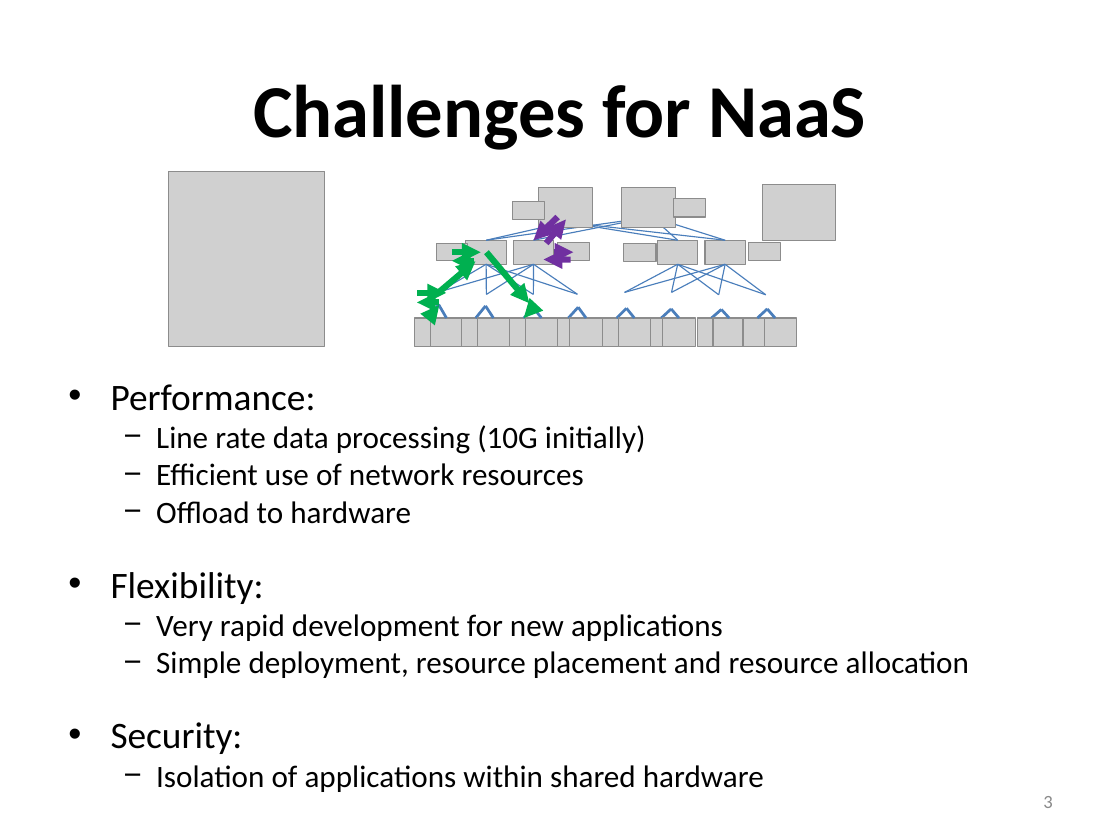
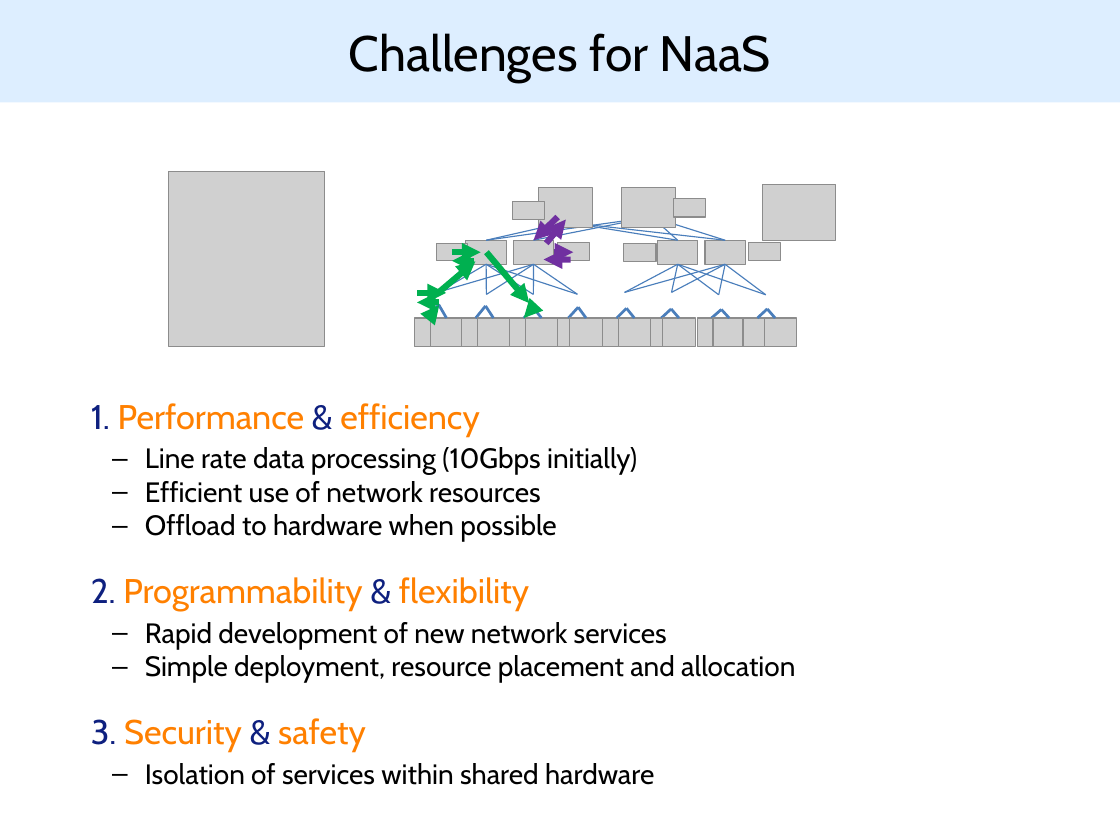
Before and after one commit to NaaS/naas.github.io, a slide deck: slide 6 of tg1pres/prp-naas-techgroup-cambs-14.pptx (slide 3 before the commit). Drawn at 1120x840 pixels with LibreOffice and Linux fonts; fonts in the diff are those of the drawing; grey boxes stand for pictures; background and template pictures are left out. Boxes give left, top, right and bottom in pixels: in the first picture for what was removed or moved away, otherwise in the second. Text is boxed around its words. In the diff, an @@ line names an element or a change of style, - is before the commit and + after.

Commit message:
Updated prp slides

```diff
--- a/tg1pres/prp-naas-techgroup-cambs-14.pptx
+++ b/tg1pres/prp-naas-techgroup-cambs-14.pptx
@@ title "Challenges for NaaS": place and size @@
-title "Challenges for NaaS" at <box>253,84,866,150</box>
+title "Challenges for NaaS" at <box>0,0,1120,102</box>
@@ title "Challenges for NaaS" at <box>0,0,1120,102</box>: size 48 to 32 pt, font Calibri to Cabin, bold off; fill none to #DDEEFF @@
@@ text "1. Performance & efficiency": place and size @@
-text "1. Performance & efficiency" at <box>111,384,969,792</box>
+text "1. Performance & efficiency" at <box>91,403,795,785</box>
@@ text at <box>91,403,637,475</box>: text changed; size 20 to 18 pt; font Calibri to Cabin @@
-• Performance:
-  − Line rate data processing (10G initially)
+• 1. Performance & efficiency
+  – Line rate data processing (10Gbps initially)
@@ text at <box>145,481,541,503</box>: size 20 to 18 pt, font Calibri to Cabin in "Efficient use of network resources"; bullet − to – @@
@@ text at <box>91,514,795,785</box>: text changed; size 20 to 18 pt; font Calibri to Cabin @@
-  − Offload to hardware
-• Flexibility:
-  − Very rapid development for new applications
-  − Simple deployment, resource placement and resource allocation
-• Security:
-  − Isolation of applications within shared hardware
+  – Offload to hardware when possible
+• 2. Programmability & flexibility
+  – Rapid development of new network services
+  – Simple deployment, resource placement and allocation
+• 3. Security & safety
+  – Isolation of services within shared hardware
@@ page number removed at <box>1043,796,1052,808</box> @@
-3
```
Also in this commit, not shown: 4 other slides changed, 5 slides added, 2 slides removed.
